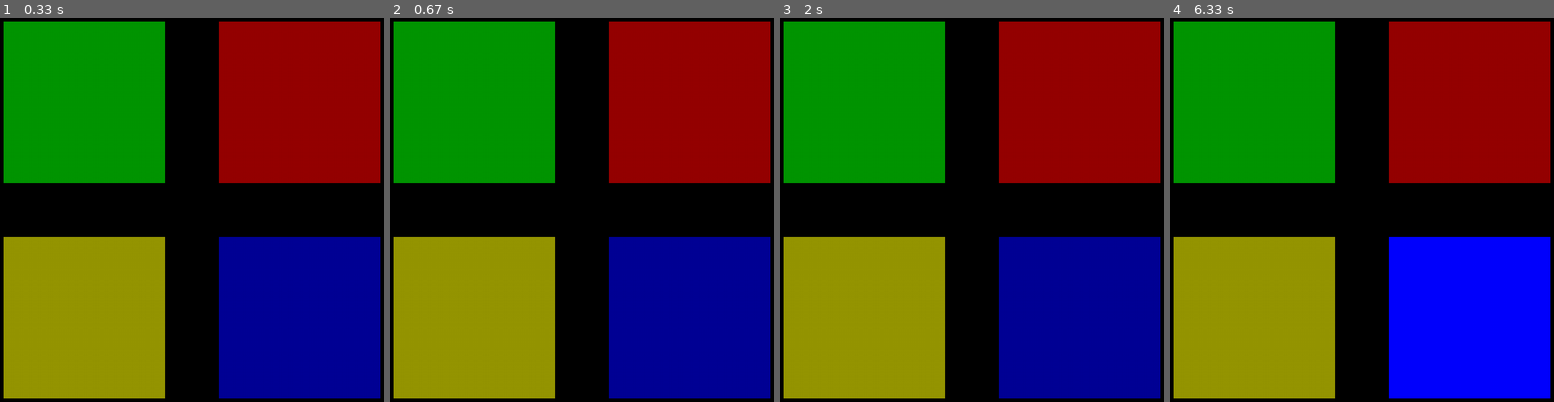
Above: before the commit, frames 1-4 (left to right).
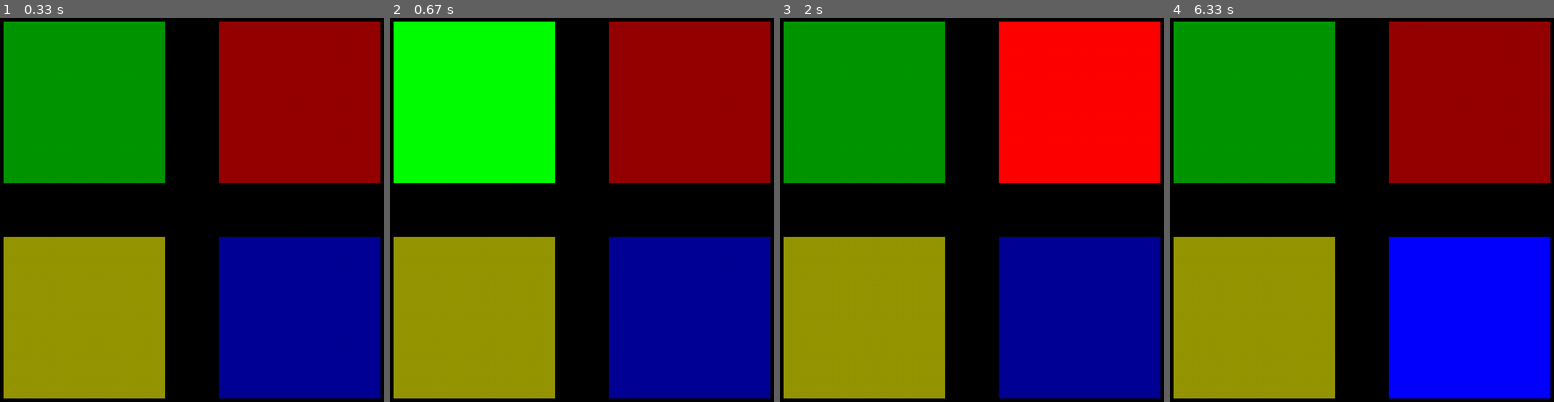
Above: after the commit, the same moments.

Repository: big-papa/cs20-class-demos-fall2018
Game: pygame game, started from simon-says-p5.py
The game is run twice, just before and just after one commit, with the same random seed, the same clock (stepped at 60 frames per second) and the same inputs.
Inputs (mouse positions are in pixels of both pictures, inside the frame that each line leads up to):
- Up to frame 1 (0.33 s): no input
- Up to frame 2 (0.67 s): tap Space at 0.33 s
- Up to frame 3 (2 s): no input
- Up to frame 4 (6.33 s): click (1469, 317) at 6.02 s

Frame 1 is identical in both runs. In frame 2, 18% of the frame differs, in the area x 0-43%, y 0-43%; in frame 3, 18%; in frame 4, nothing differs.

Commit message:
Update simon-says-p5.py

Diff:
--- a/simon-says-p5.py
+++ b/simon-says-p5.py
@@ -2,7 +2,12 @@
 import sys
 from pygame.locals import *
 
-def flash_button(which_button):
+def flash_button(which_button, computer_or_human):
+    if computer_or_human == "computer":
+        display_regular_buttons()
+        pygame.display.update()
+        pygame.time.wait(250)
+
     if which_button == "green":
         green_sound.play()
         pygame.draw.rect(DISPLAYSURF, BRIGHTGREEN, green_button)
@@ -69,6 +74,8 @@
 yellow_sound = pygame.mixer.Sound("sfx_sounds_button3.wav")
 blue_sound = pygame.mixer.Sound("sfx_sounds_button4.wav")
 
+sequence = ["green", "red", "red", "red"]
+
 #game loop
 while True:
     DISPLAYSURF.fill(BLACK)
@@ -82,7 +89,12 @@
         if event.type == pygame.MOUSEBUTTONDOWN:
            mouse_x, mouse_y = event.pos
            the_button = which_button_was_pressed(mouse_x, mouse_y)
-           flash_button(the_button)
+           flash_button(the_button, "human")
+
+        if event.type == pygame.KEYDOWN:
+            if event.key == pygame.K_SPACE:
+                for this_color in sequence:
+                    flash_button(this_color, "computer")
 
     pygame.display.update()
     fps_clock.tick(FPS)
